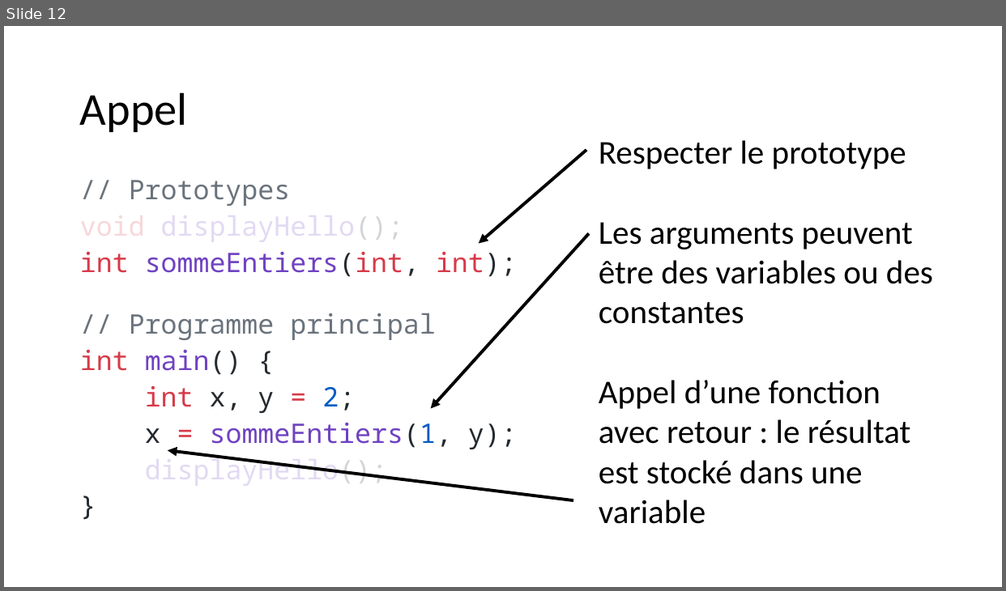
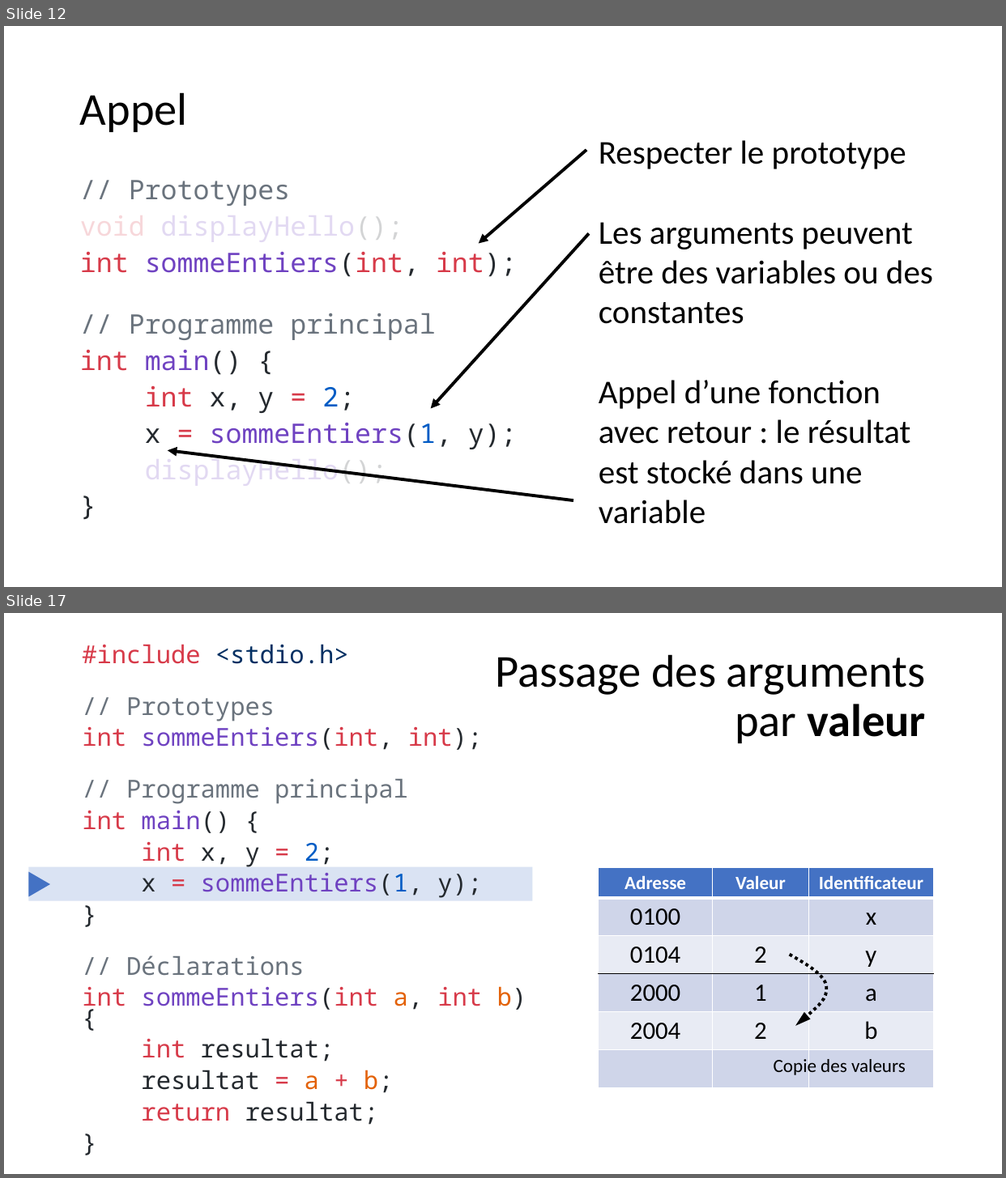
Before and after one commit to standard3/BTS1, a slide deck: 02_C/05_Fonctions/Fonctions.pptx. Shown one above the other, each under a label of ours: slide 12 before the commit, slides 12 and 17 after it; the slides between them are not shown. The pictures are 1006x591 and 1006x1178 pixels, drawn with LibreOffice and Linux fonts; fonts in the diff are those of the drawing. Boxes give left, top, right and bottom in pixels: in the first picture for what was removed or moved away, otherwise in the second. Text is boxed around its words. In the diff, an @@ line names an element or a change of style, - is before the commit and + after.

```diff
--- a/02_C/05_Fonctions/Fonctions.pptx
+++ b/02_C/05_Fonctions/Fonctions.pptx
@@ slide 17 added at (x1=4, y1=613, x2=1002, y2=1174), background #FFFFFF @@
@@ text added at (x1=82, y1=644, x2=527, y2=1125), 23.8 pt, text #24292E @@
+#include <stdio.h>
+// Prototypes
+int sommeEntiers(int, int);
+// Programme principal
+int main() {
+int x, y = 2;
+x = sommeEntiers(1, y);
+}
+// Déclarations
+int sommeEntiers(int a, int b) {
+int resultat;
+resultat = a + b;
+return resultat;
+}
@@ title added at (x1=495, y1=654, x2=925, y2=743), 44 pt, text #000000 @@
+Passage des arguments
+par valeur
@@ rectangle added at (x1=28, y1=867, x2=533, y2=902), fill #DAE3F3 @@
@@ triangle added at (x1=28, y1=872, x2=50, y2=897), fill #4472C4 @@
@@ table added at (x1=599, y1=867, x2=933, y2=1085), 6 rows, 3 columns @@
+Adresse | Valeur | Identificateur
+0100 |  | x
+0104 | 2 | y
+2000 | 1 | a
+2004 | 2 | b
+ |  | 
@@ freeform shape added at (x1=790, y1=954, x2=826, y2=1025), outline #000000 3 pt dashed @@
@@ text added at (x1=774, y1=1057, x2=906, y2=1078), 18 pt, text #000000 @@
+Copie des valeurs
```
Also in this commit, not shown: 1 slide changed, 11 other slides added, 6 other files.
